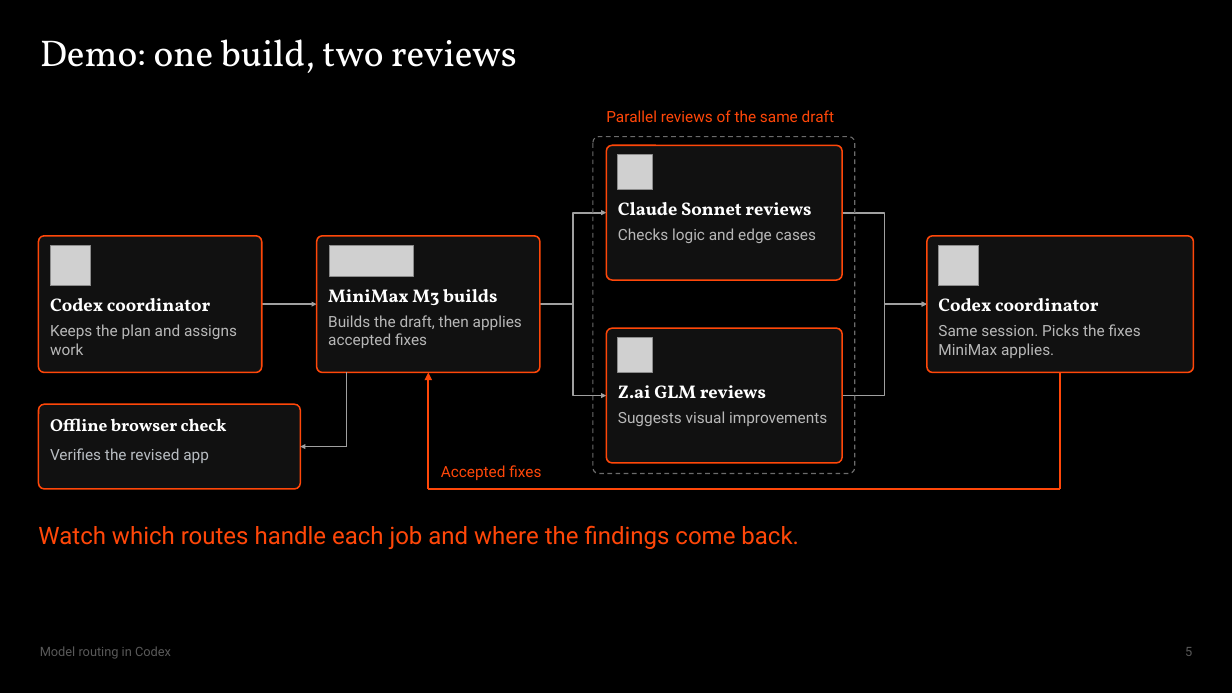
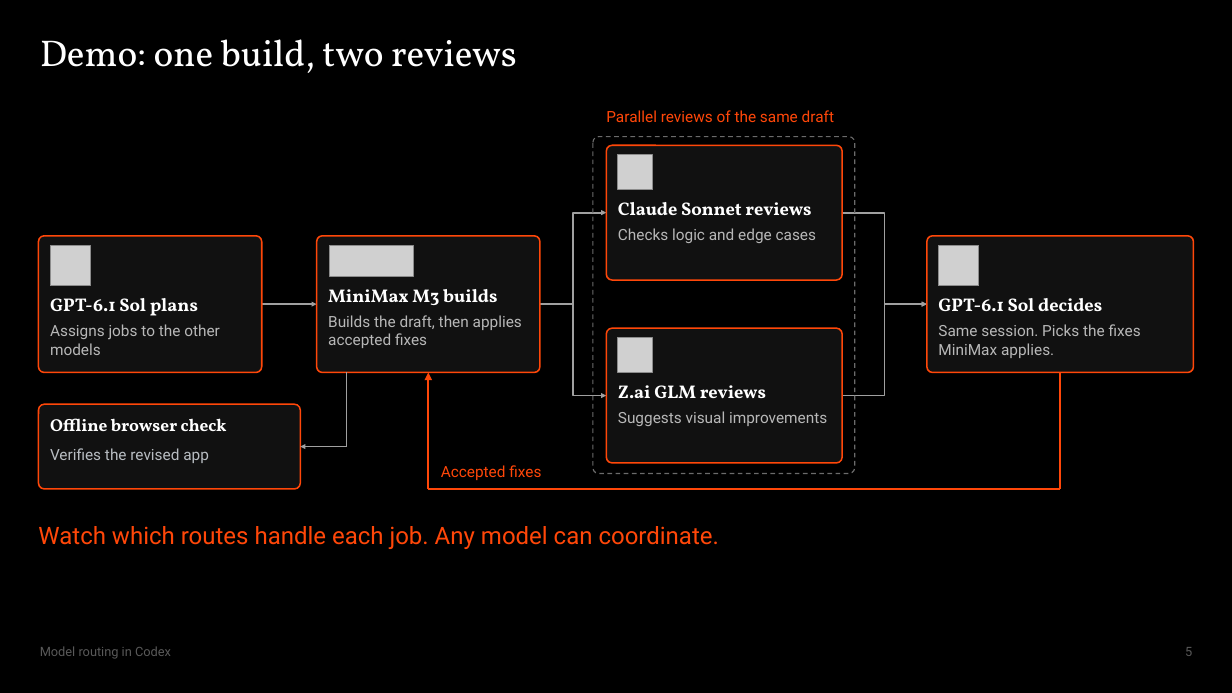
Before and after one commit to Max-FM/RDP-Train-the-Trainer-Workshop-2026, a slide deck: slide 5 of presentation/model-routing.pptx. Drawn at 1232x693 pixels with LibreOffice and Linux fonts; fonts in the diff are those of the drawing; grey boxes stand for pictures. Boxes give left, top, right and bottom in pixels: in the first picture for what was removed or moved away, otherwise in the second. Text is boxed around its words. In the diff, an @@ line names an element or a change of style, - is before the commit and + after.

```diff
--- a/presentation/model-routing.pptx
+++ b/presentation/model-routing.pptx
@@ text at [50,298,198,316]: text changed @@
-Codex coordinator
+GPT-6.1 Sol plans
@@ text at [938,298,1102,311]: text changed @@
-Codex coordinator
+GPT-6.1 Sol decides
@@ text at [50,324,220,355]: text changed @@
-Keeps the plan and assigns work
+Assigns jobs to the other models
@@ text at [38,526,719,549]: text changed @@
-Watch which routes handle each job and where the findings come back.
+Watch which routes handle each job. Any model can coordinate.
```
Also in this commit, not shown: 5 other files.
